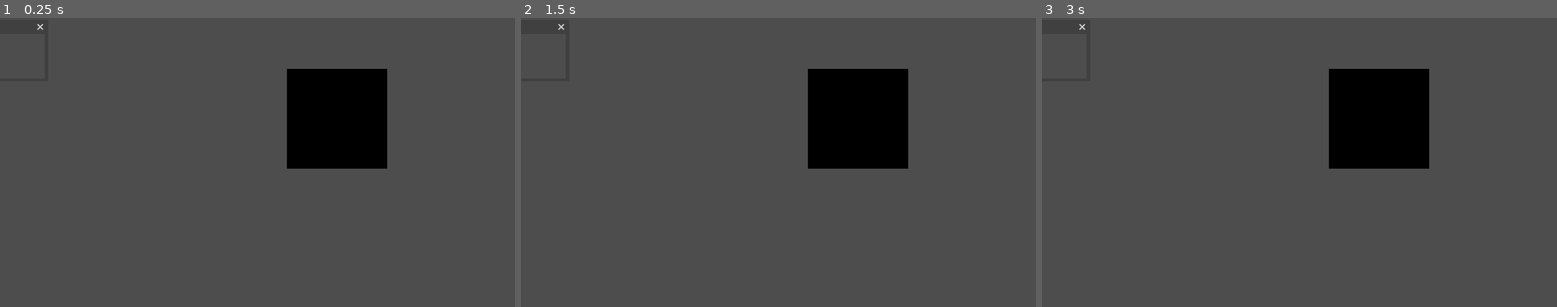
Above: before the commit, frames 1-3 (left to right).
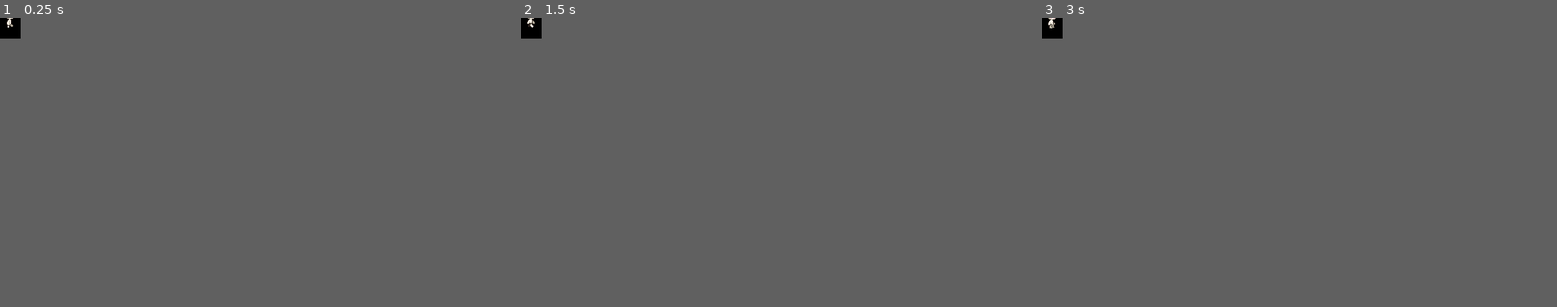
Above: after the commit, the same moments.

Repository: Lizzy1640/desk-pet
Game: Godot game, scene res://scenes/desktop.tscn
Two runs of this game, one before a commit and one after it. Both use one fixed random seed, a clock stepped at 60 frames per second and the inputs below.
Inputs (mouse positions are in pixels of both pictures, inside the frame that each line leads up to):
- Up to frame 1 (0.25 s): no input
- Up to frame 2 (1.5 s): move the mouse to (891, 148) at 0.52 s; click (891, 148) at 0.67 s; drag from (675, 176) to (752, 220) at 1.27 s
- Up to frame 3 (3 s): move the mouse to (1351, 98) at 2.02 s; click (1351, 98) at 2.17 s; drag from (1273, 220) to (1145, 119) at 2.77 s
The window is 799x449 before the commit and 32x32 after it. Grey fills any space a smaller window leaves; there, only what the larger window draws over its background counts as a difference.

The runs differ from the first frame. In frame 1, 7.0% of the frame differs, in the area x 0-76%, y 0-53%; in frame 2, 7.0%; in frame 3, 7.0%.
Error after the commit: Invalid access to property or key 'global_position' on a base object of type 'null instance'. (res://scripts/main.gd:37)

Commit message:
Failed implementation of tutorial.
Blindly attempted tutorial, and got an error. Though I think I understand what I need to do now. Removed scripts I don't need, need to clean scenes too.

Diff:
--- a/scenes/desktop.tscn
+++ b/scenes/desktop.tscn
@@ -1,6 +1,7 @@
-[gd_scene load_steps=6 format=3 uid="uid://c5d38whx53h7h"]
+[gd_scene load_steps=7 format=3 uid="uid://c5d38whx53h7h"]
 
-[ext_resource type="PackedScene" uid="uid://dtmsqvglwdnmg" path="res://scenes/pet_window.tscn" id="1_xxa2h"]
+[ext_resource type="Script" uid="uid://c5xoshmeqj00w" path="res://scripts/main.gd" id="1_7gre8"]
+[ext_resource type="PackedScene" uid="uid://wp3a4sitwrln" path="res://scenes/pet.tscn" id="2_81rff"]
 
 [sub_resource type="WorldBoundaryShape2D" id="WorldBoundaryShape2D_xxa2h"]
 
@@ -14,34 +15,36 @@
 normal = Vector2(0, 1)
 
 [node name="Game" type="Node2D"]
+script = ExtResource("1_7gre8")
 
-[node name="Camera2D" type="Camera2D" parent="."]
-zoom = Vector2(3.5, 3.5)
+[node name="Barriers" type="Node" parent="."]
 
-[node name="Dock" type="StaticBody2D" parent="."]
+[node name="Dock" type="StaticBody2D" parent="Barriers"]
 position = Vector2(0, 240)
 
-[node name="CollisionShape2D" type="CollisionShape2D" parent="Dock"]
+[node name="CollisionShape2D" type="CollisionShape2D" parent="Barriers/Dock"]
 shape = SubResource("WorldBoundaryShape2D_xxa2h")
 
-[node name="RightWall" type="StaticBody2D" parent="."]
+[node name="RightWall" type="StaticBody2D" parent="Barriers"]
 position = Vector2(420, 0)
 
-[node name="CollisionShape2D" type="CollisionShape2D" parent="RightWall"]
+[node name="CollisionShape2D" type="CollisionShape2D" parent="Barriers/RightWall"]
 position = Vector2(1, 0)
 shape = SubResource("WorldBoundaryShape2D_7gre8")
 
-[node name="LeftWall" type="StaticBody2D" parent="."]
+[node name="LeftWall" type="StaticBody2D" parent="Barriers"]
 position = Vector2(-420, 0)
 
-[node name="CollisionShape2D" type="CollisionShape2D" parent="LeftWall"]
+[node name="CollisionShape2D" type="CollisionShape2D" parent="Barriers/LeftWall"]
 shape = SubResource("WorldBoundaryShape2D_81rff")
 
-[node name="Ceiling" type="StaticBody2D" parent="."]
+[node name="Ceiling" type="StaticBody2D" parent="Barriers"]
 position = Vector2(0, -240)
 
-[node name="CollisionShape2D" type="CollisionShape2D" parent="Ceiling"]
+[node name="CollisionShape2D" type="CollisionShape2D" parent="Barriers/Ceiling"]
 shape = SubResource("WorldBoundaryShape2D_ox5hf")
 
-[node name="Pet" parent="." instance=ExtResource("1_xxa2h")]
-position = Vector2(51, -28)
+[node name="Pet" parent="." instance=ExtResource("2_81rff")]
+position = Vector2(20, 2)
+
+[node name="Camera2D" type="Camera2D" parent="Pet"]
--- /dev/null
+++ b/scenes/main.tscn
@@ -0,0 +1,12 @@
+[gd_scene format=3 uid="uid://c1jfa3lukq2g6"]
+
+[node name="Main" type="Node"]
+
+[node name="CharacterBody2D" type="CharacterBody2D" parent="."]
+
+[node name="Camera2D" type="Camera2D" parent="CharacterBody2D"]
+
+[node name="Window" type="Window" parent="."]
+oversampling_override = 1.0
+
+[node name="Camera2D" type="Camera2D" parent="Window"]
--- a/scenes/pet.tscn
+++ b/scenes/pet.tscn
@@ -1,5 +1,6 @@
-[gd_scene load_steps=8 format=3 uid="uid://wp3a4sitwrln"]
+[gd_scene load_steps=9 format=3 uid="uid://wp3a4sitwrln"]
 
+[ext_resource type="Script" uid="uid://c0dexmfdcxe1t" path="res://scripts/petmovement.gd" id="1_8wqpi"]
 [ext_resource type="Texture2D" uid="uid://81rdrtg501qf" path="res://assets/Eris Esra's 16x32/16x32 Walk-Sheet.png" id="1_mdqe4"]
 
 [sub_resource type="AtlasTexture" id="AtlasTexture_8wqpi"]
@@ -42,6 +43,7 @@
 radius = 6.0
 
 [node name="Pet" type="CharacterBody2D"]
+script = ExtResource("1_8wqpi")
 
 [node name="AnimatedSprite2D" type="AnimatedSprite2D" parent="."]
 position = Vector2(0, -16)
--- a/scenes/pet_window.tscn
+++ b/scenes/pet_window.tscn
@@ -1,7 +1,6 @@
-[gd_scene load_steps=5 format=3 uid="uid://dtmsqvglwdnmg"]
+[gd_scene load_steps=4 format=3 uid="uid://dtmsqvglwdnmg"]
 
 [ext_resource type="Script" uid="uid://c5xoshmeqj00w" path="res://scripts/main.gd" id="1_ybvqd"]
-[ext_resource type="Script" uid="uid://dgv0dnqhiwu6g" path="res://scripts/ViewWindow.gd" id="2_5ns6p"]
 
 [sub_resource type="Gradient" id="Gradient_pqtjd"]
 
@@ -21,6 +20,5 @@
 [node name="Window" type="Window" parent="."]
 oversampling_override = 1.0
 position = Vector2i(0, 36)
-script = ExtResource("2_5ns6p")
 
 [node name="Camera2D" type="Camera2D" parent="Window"]
--- a/scripts/ViewWindow.gd
+++ /dev/null
@@ -1,22 +0,0 @@
-extends Window
-
-@onready var camera_2d: Camera2D = $Camera2D
-
-var last_position: = Vector2i.ZERO
-var velocity: = Vector2i.ZERO
-
-func _ready() -> void:
-	# Set the camera anchor to top left
-	# easier to work with due to window coords
-	camera_2d.anchor_mode = Camera2D.ANCHOR_MODE_FIXED_TOP_LEFT
-	transient = true # a child of main window
-		# closes window when clicking close button
-	close_requested.connect(queue_free)
-
-func _process(delta: float) -> void:
-	velocity = position - last_position
-	last_position = position
-	camera_2d.position = get_camera_pos_from_window()
-
-func get_camera_pos_from_window() -> Vector2i:
-	return position + velocity
--- a/scripts/main.gd
+++ b/scripts/main.gd
@@ -1,13 +1,37 @@
-extends Node2D
+extends Node
 
-@onready var camera_2d: Camera2D = $Camera2D
-@onready var main_window: Window = $Window
-@onready var sub_window: Window = $Window
+# Exports dealing with main character
+@export var player_size: Vector2i = Vector2i(32, 32)
+@export_node_path("Camera2D") var main_camera: NodePath
+#@export var view_window: PackedScene # idk if I need this
+var world_offset: = Vector2i.ZERO
 
-# Called when the node enters the scene tree for the first time.
+@onready var _MainCamera: Camera2D = get_node(main_camera)
+@onready var _MainWindow: Window = get_window()
+@onready var _MainScreen: int = _MainWindow.current_screen
+@onready var _MainScreenRect: Rect2i = DisplayServer.screen_get_usable_rect(_MainScreen)
+
 func _ready() -> void:
-	sub_window.world_2d = main_window.world_2d
+	## MAIN WINDOW SET UP ##
+	ProjectSettings.set_setting("display/window/per_pixel_transparency/allowed", true)
+	# Set window settings (most can be set in project settings and should be)
+	_MainWindow.borderless = true
+	_MainWindow.unresizable = true
+	_MainWindow.always_on_top = true
+	_MainWindow.gui_embed_subwindows = false
+	_MainWindow.transparent = true
+	_MainWindow.transparent_bg = true
 
-# Called every frame. 'delta' is the elapsed time since the previous frame.
-func _process(delta: float) -> void:
-	camera_2d.position = get_window().position
+	# make sure min size isn't larger than the size needed
+	_MainWindow.min_size = player_size
+	_MainWindow.size = _MainWindow.min_size
+
+	# position the world at the bottom-center of the screen
+	world_offset = Vector2i(_MainScreenRect.size.x / 2, _MainScreenRect.size.y)
+
+func _process(_delta: float) -> void:
+	# update the main window's position
+	_MainWindow.position = get_window_pos_from_camera()
+
+func get_window_pos_from_camera() -> Vector2i:
+	return (Vector2i(_MainCamera.global_position + _MainCamera.offset) - player_size / 2) * Vector2i(_MainCamera.zoom) + world_offset
--- a/scripts/movement.gd
+++ /dev/null
@@ -1,12 +0,0 @@
-extends Node2D
-
-const SPEED = 60.0
-
-# gravity from project settings
-var gravity = ProjectSettings.get_setting("physics/2d/default_gravity")
-# Called every frame. 'delta' is the elapsed time since the previous frame.
-func _physics_process(delta):
-	# adding the gravity
-	#if not is_on_floor():
-		position.x += SPEED * delta
-		#velocity.y += gravity * delta
--- a/scripts/movewindow.gd
+++ /dev/null
@@ -1,11 +0,0 @@
-extends Window
-
-
-# Called when the node enters the scene tree for the first time.
-func _ready() -> void:
-	pass # Replace with function body.
-
-
-# Called every frame. 'delta' is the elapsed time since the previous frame.
-func _process(delta: float) -> void:
-	pass
--- a/scripts/petmovement.gd
+++ b/scripts/petmovement.gd
@@ -58,7 +58,7 @@
 	# need to get the x and y velocity of mouse
 	if not is_on_floor():
 		velocity += get_gravity() * delta
-	#position.x += direction * SPEED * delta
+	position.x += direction * SPEED * delta
 
 
 
Not shown, removed: scripts/ViewWindow.gd.uid
Not shown, removed: scripts/movement.gd.uid
Not shown, removed: scripts/movewindow.gd.uid
